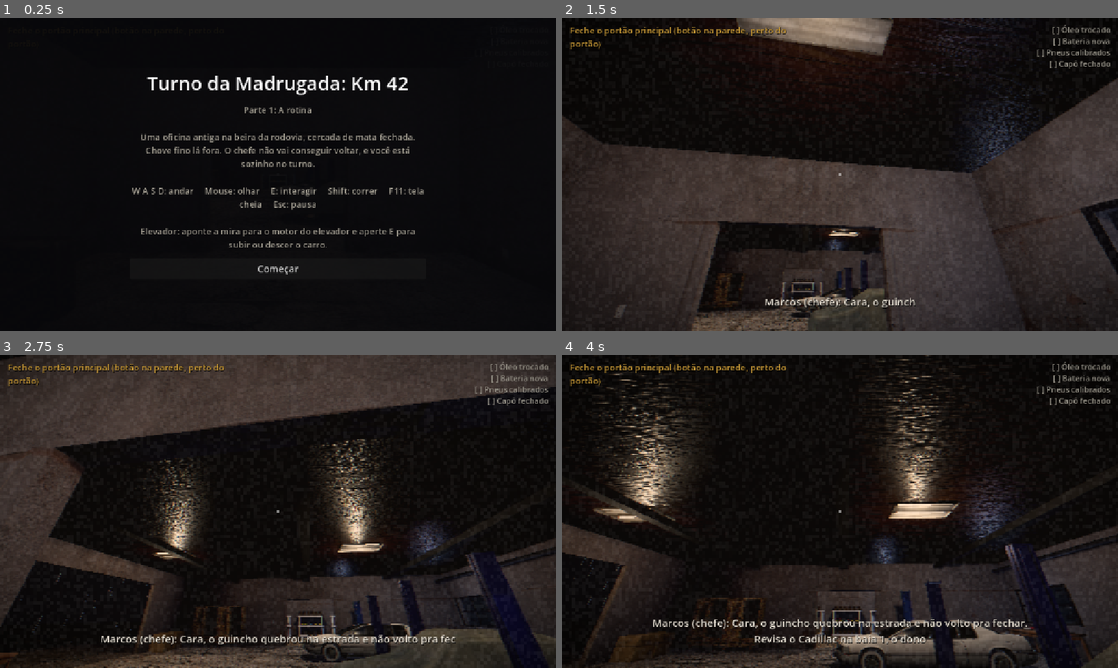
Above: before the commit, frames 1-4 (two rows, left to right).
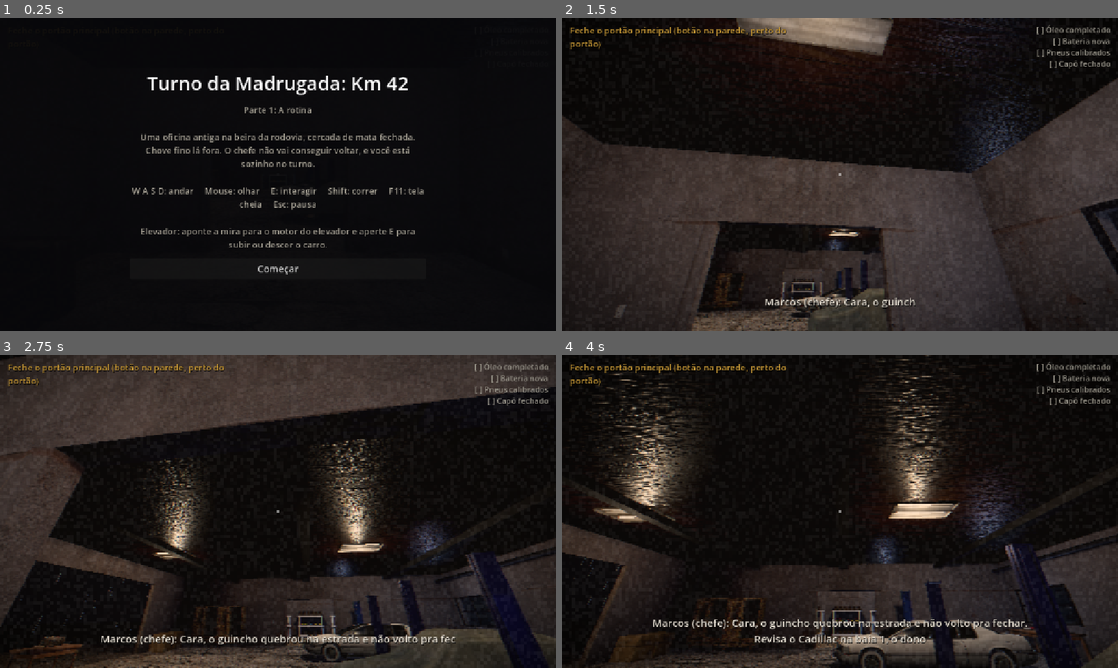
Above: after the commit, the same moments.

Repository: carlos-eduardo833/alpha-game0
Game: Godot game, scene res://main.tscn
Two runs of this game, one before a commit and one after it. Both use one fixed random seed, a clock stepped at 60 frames per second and the inputs below.
Inputs (mouse positions are in pixels of both pictures, inside the frame that each line leads up to):
- Up to frame 1 (0.25 s): no input
- Up to frame 2 (1.5 s): click "Começar" at 0.5 s; tap Enter at 1.25 s; move the mouse to (867, 174) at 1.27 s; hold W from 1.28 s (still down); hold E from 1.28 s (still down)
- Up to frame 3 (2.75 s): keep holding W; move the mouse to (250, 511) at 2.02 s; release E at 2.03 s; tap Shift at 2.1 s
- Up to frame 4 (4 s): keep holding W; move the mouse to (851, 505) at 2.77 s; hold E 2.78-3.53 s; move the mouse to (834, 517) at 3.52 s; tap Shift at 3.6 s

The runs differ from the first frame. In frame 2, 0.1% of the frame differs, in the area x 85-96%, y 2-6%; in frame 3, 0.4%, in the area x 0-96%, y 2-100%; in frame 4, 0.1%.

Commit message:
Versao 59: nova sequencia do servico, radio e espingarda
Co-Authored-By: Claude Sonnet 5.5 <noreply@anthropic.com>
Claude-Session: https://claude.ai/code/session_01LcfF7HjcAFcS5euU73gVsr

Diff:
--- a/main.gd
+++ b/main.gd
@@ -119,7 +119,7 @@
 var snd_lift: AudioStream
 var radio_bus := "Master"
 var radio_file := false          # true se o jogador colocou radio.mp3/ogg (aí não há noticiário)
-var radio_pos := Vector3(3.7, 1.0, 7.0)
+var radio_pos := Vector3(2.2, 1.0, 7.0)
 var radio_next := 14.0
 var radio_busy_until := 0.0
 var radio_i := 0
@@ -880,7 +880,8 @@
 	box(Vector3(-0.38, 0.69, 1.7), Vector3(0.22, 0.12, 0.2), flat(Color(0.1, 0.1, 0.12), 0.5, 0.5), false, car_root)
 	_add_body_at(car_root, Vector3(0, 0.72, 0.0), Vector3(2.0, 1.44, 5.8))
 	# as baterias do carro ficam guardadas fora de vista (o capô ainda não abre)
-	car_bat = _make_prop("bateria_velha")
+	car_bat = _make_prop("bateria")
+	_tint(car_bat, Color(0.42, 0.38, 0.32))   # bateria velha: o mesmo modelo, escurecido e suja
 	car_bat.position = BAT_SPOT
 	car_bat.scale = Vector3.ONE * 1.4
 	car_root.add_child(car_bat)
@@ -1064,6 +1065,7 @@
 	if rifle != null:
 		rifle.position = Vector3(12.88, 1.9, -2.05)
 		rifle.rotation_degrees.y = -90.0
+		rifle.scale = Vector3.ONE * 1.4
 		add_child(rifle)
 	# tomadas (2 por cômodo) e interruptores de luz
 	for sk in [
@@ -1090,16 +1092,16 @@
 
 	# recepção (direita)
 	_table(Vector3(12.3, 0.0, -2.05), Vector3(2.4, 0.9, 1.1), 90.0)
-	_table(Vector3(3.7, 0.0, 7.0), Vector3(1.2, 0.9, 0.7))
+	_table(Vector3(2.2, 0.0, 7.0), Vector3(1.2, 0.9, 0.7))
 	var rad := _baked("radio")
 	if rad != null:
-		rad.position = Vector3(3.7, 0.9, 7.0)
+		rad.position = Vector3(2.2, 0.9, 7.0)
 		rad.rotation_degrees.y = 190.0
 		rad.scale = Vector3.ONE * 1.8
 		add_child(rad)
 	else:
-		rbox(Vector3(3.7, 1.04, 7.0), Vector3(0.5, 0.28, 0.2), flat(Color(0.25, 0.16, 0.1)), 0.35, 0.35, false)
-		box(Vector3(3.7, 1.06, 7.0), Vector3(0.14, 0.06, 0.01), lit(Color(0.9, 0.6, 0.2)), false)
+		rbox(Vector3(2.2, 1.04, 7.0), Vector3(0.5, 0.28, 0.2), flat(Color(0.25, 0.16, 0.1)), 0.35, 0.35, false)
+		box(Vector3(2.2, 1.06, 7.0), Vector3(0.14, 0.06, 0.01), lit(Color(0.9, 0.6, 0.2)), false)
 	var sofa := _baked("sofa")
 	if sofa != null:
 		sofa.position = Vector3(10.3, 0.0, 3.2)
@@ -1434,7 +1436,7 @@
 
 
 func _render_chk() -> void:
-	var rows := [["oleo", "Óleo trocado"], ["bateria", "Bateria nova"], ["pneus", "Pneus calibrados"], ["capo", "Capô fechado"]]
+	var rows := [["oleo", "Óleo completado"], ["bateria", "Bateria nova"], ["pneus", "Pneus calibrados"], ["capo", "Capô fechado"]]
 	var s := "[right]"
 	for r in rows:
 		if car_state[r[0]]:
@@ -1696,14 +1698,17 @@
 	steps = [
 		{"o": "Feche o portão principal (botão na parede, perto do portão)", "at": Vector2(4.5, 7.7), "r": 2.2, "h": "[E] Fechar portão", "hold": 0.0, "go": _s0},
 		{"o": "Leia a ordem de serviço na prancheta (bancada)", "at": Vector2(-5.7, -7.0), "r": 1.7, "h": "[E] Ler prancheta", "hold": 0.0, "go": _s1},
-		{"o": "Pegue o calibrador de pneus no compressor de ar (fundo da garagem)", "at": Vector2(0.6, -7.2), "r": 1.9, "h": "[E] Pegar calibrador", "hold": 0.0, "go": _p3},
+		{"o": "Suba o carro no elevador para ver embaixo (aponte para o motor do elevador e aperte E)", "cond": func(): return lift_state == 2, "go": _l1},
+		{"o": "Desça o carro (aponte para o motor do elevador e aperte E)", "cond": func(): return lift_state == 0, "go": _l2},
 		{"o": "Abra o capô do carro", "at": CAR_FRONT, "r": 1.9, "lift": true, "h": "[E] Abrir capô", "hold": 0.0, "go": _s2},
+		{"o": "Verifique o nível de óleo (vareta do motor)", "at": CAR_FRONT, "r": 1.9, "lift": true, "h": "[E] Verificar nível de óleo", "hold": 0.0, "go": _o1},
 		{"o": "Pegue o funil e o galão de óleo no estoque (depósito, porta à esquerda da garagem)", "at": Vector2(-11.3, -2.8), "r": 1.8, "h": "[E] Pegar funil e galão", "hold": 0.0, "go": _s3},
-		{"o": "Troque o óleo (segure E no carro)", "at": CAR_FRONT, "r": 1.9, "lift": true, "h": "Segure [E] para trocar o óleo", "hold": 4.0, "go": _s4},
+		{"o": "Complete o óleo (segure E no carro)", "at": CAR_FRONT, "r": 1.9, "lift": true, "h": "Segure [E] para completar o óleo", "hold": 4.0, "go": _s4},
 		{"o": "Pegue o multímetro na bancada", "at": Vector2(-4.7, -7.0), "r": 1.7, "h": "[E] Pegar multímetro", "hold": 0.0, "go": _s5},
 		{"o": "Teste a bateria do carro com o multímetro", "at": CAR_FRONT, "r": 1.9, "lift": true, "h": "[E] Testar bateria", "hold": 0.0, "go": _s6},
 		{"o": "Vá ao depósito (porta à esquerda da garagem) e pegue a bateria nova", "at": Vector2(-11.3, 0.0), "r": 2.3, "h": "[E] Pegar bateria nova", "hold": 0.0, "go": _s7},
 		{"o": "Troque a bateria do carro (segure E)", "at": CAR_FRONT, "r": 1.9, "lift": true, "h": "Segure [E] para instalar a bateria", "hold": 4.0, "go": _s8},
+		{"o": "Pegue o calibrador de pneus no compressor de ar (fundo da garagem)", "at": Vector2(0.6, -7.2), "r": 1.9, "h": "[E] Pegar calibrador", "hold": 0.0, "go": _p3},
 		{"o": "Calibre os pneus: pneu 1 de 4 (agache ao lado da roda, segure E)", "at": TIRE_SPOTS[0], "r": 1.0, "lift": true, "multi": 4, "h": "Segure [E] para calibrar o pneu", "hold": 3.5, "go": _s9},
 		{"o": "Ronda do turno: verifique a janela dos fundos (lado direito)", "at": Vector2(5.0, -7.5), "r": 1.8, "h": "Segure [E] para checar a trava", "hold": 2.0, "go": _p4},
 		{"o": "Ronda do turno: verifique a janela dos fundos (lado esquerdo)", "at": Vector2(-5.0, -6.4), "r": 1.6, "h": "Segure [E] para checar a trava", "hold": 2.0, "go": _p5},
@@ -1721,7 +1726,20 @@
 
 
 func _s1() -> void:
-	say("Ordem de serviço, Cadillac Eldorado: 1) Trocar o óleo   2) Verificar a bateria   3) Calibrar os pneus   4) Ronda: checar as travas das janelas", 9.0)
+	say("Ordem de serviço, Cadillac Eldorado: 1) Ver embaixo no elevador   2) Completar o óleo   3) Verificar a bateria   4) Calibrar os pneus   5) Ronda: checar as travas das janelas", 10.0)
+
+
+func _l1() -> void:
+	say("Embaixo: sem vazamentos, só o pingo de sempre.", 3.5)
+
+
+func _l2() -> void:
+	say("Carro no chão. Agora o capô.", 2.5)
+
+
+func _o1() -> void:
+	sfx(snd_clack, -8.0, 1.2)
+	say("Vareta: o nível de óleo está bem abaixo do mínimo. Precisa completar.", 4.5)
 
 
 func _p3() -> void:
@@ -1770,7 +1788,7 @@
 	car_state["oleo"] = true
 	_render_chk()
 	sfx(snd_hiss, -10.0, 0.6)
-	say("Óleo trocado.", 2.5)
+	say("Óleo completado.", 2.5)
 
 
 func _larry_appear() -> void:
@@ -2178,7 +2196,13 @@
 	if step < steps.size():
 		s = steps[step]
 	var step_near := false
-	if s != null and _near(s["at"], s["r"]):
+	if s != null and s.has("cond"):
+		prog = 0.0
+		bar.visible = false
+		var cnd: Callable = s["cond"]
+		if not over and cnd.call():
+			_advance()
+	elif s != null and _near(s["at"], s["r"]):
 		step_near = true
 		if s.get("lift", false) and lift_state != 0:
 			h = "Abaixe o carro no elevador para trabalhar nele"
Not shown, changed: README.txt
